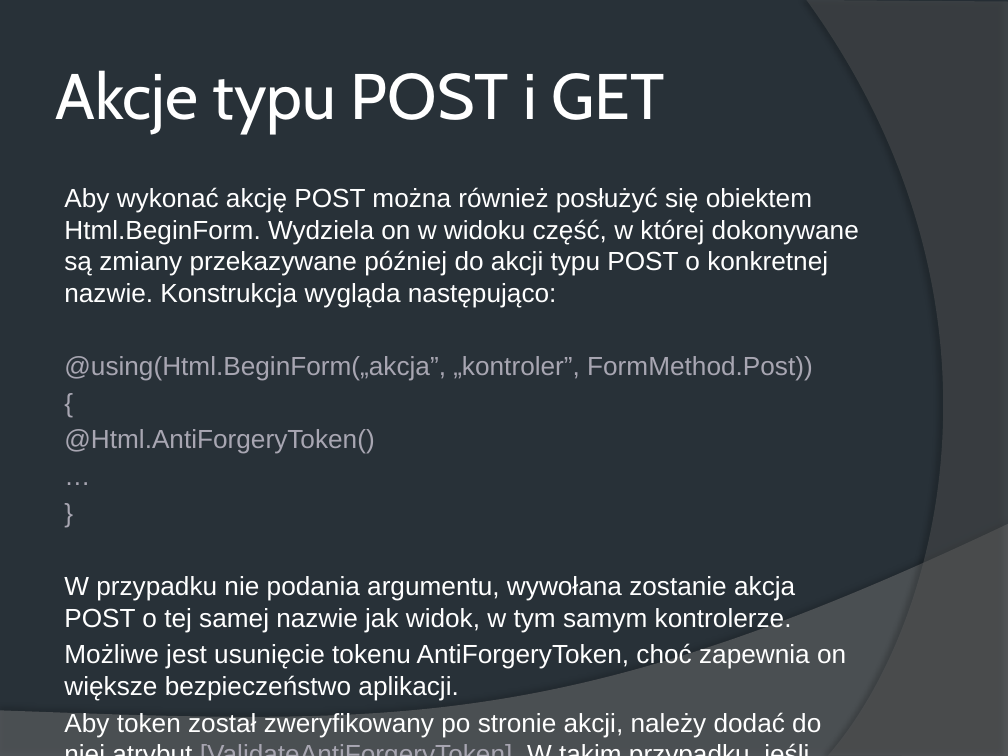
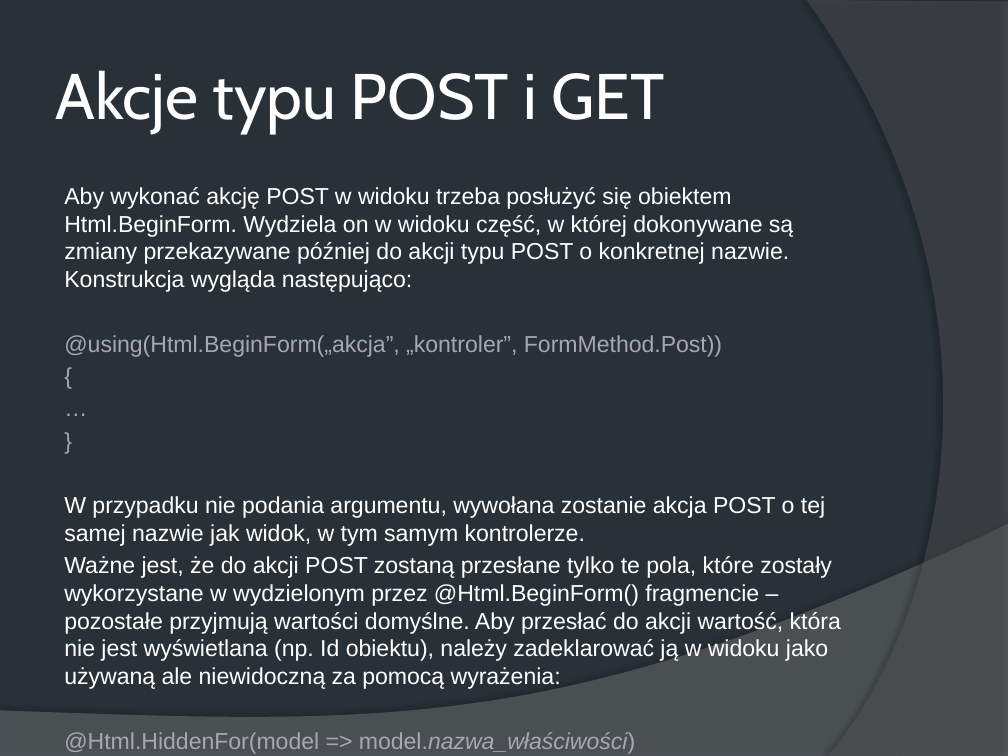
Before and after one commit to wiwlm/HotelMVC, a slide deck: slide 29 of Aplikacje MVC.pptx. Drawn at 1008x756 pixels with LibreOffice and Linux fonts; fonts in the diff are those of the drawing. Boxes give left, top, right and bottom in pixels: in the first picture for what was removed or moved away, otherwise in the second. Text is boxed around its words. In the diff, an @@ line names an element or a change of style, - is before the commit and + after.

```diff
--- a/Aplikacje MVC.pptx
+++ b/Aplikacje MVC.pptx
@@ text at (64, 187, 793, 292): text changed; size 18.8 to 16.5 pt @@
-Aby wykonać akcję POST można również posłużyć się obiektem Html.BeginForm. Wydziela on w widoku część, w której dokonywane są zmiany przekazywane później do akcji typu POST o konkretnej nazwie. Konstrukcja wygląda następująco:
+Aby wykonać akcję POST w widoku trzeba posłużyć się obiektem Html.BeginForm. Wydziela on w widoku część, w której dokonywane są zmiany przekazywane później do akcji typu POST o konkretnej nazwie. Konstrukcja wygląda następująco:
@@ text at (64, 335, 825, 546): size 18.8 to 16.5 pt in "@using(Html.BeginForm(„akcja”, „kontroler”, FormMethod.Post) ...", "{", "…", "}" and 1 more places @@
@@ text at (64, 429, 374, 454): paragraph removed @@
-@Html.AntiForgeryToken()
@@ text at (64, 556, 841, 689): text changed; size 18.8 to 16.5 pt @@
-Możliwe jest usunięcie tokenu AntiForgeryToken, choć zapewnia on większe bezpieczeństwo aplikacji.
-Aby token został zweryfikowany po stronie akcji, należy dodać do niej atrybut [ValidateAntiForgeryToken]. W takim przypadku, jeśli strona nie zawiera takiego tokenu, aplikacja zwróci błąd.
+Ważne jest, że do akcji POST zostaną przesłane tylko te pola, które zostały wykorzystane w wydzielonym przez @Html.BeginForm() fragmencie – pozostałe przyjmują wartości domyślne. Aby przesłać do akcji wartość, która nie jest wyświetlana (np. Id obiektu), należy zadeklarować ją w widoku jako używaną ale niewidoczną za pomocą wyrażenia:
+@Html.HiddenFor(model => model.nazwa_właściwości)
```
Also in this commit, not shown: 6 other slides changed, 19 slides added, 1 slide removed, 16 other files.
